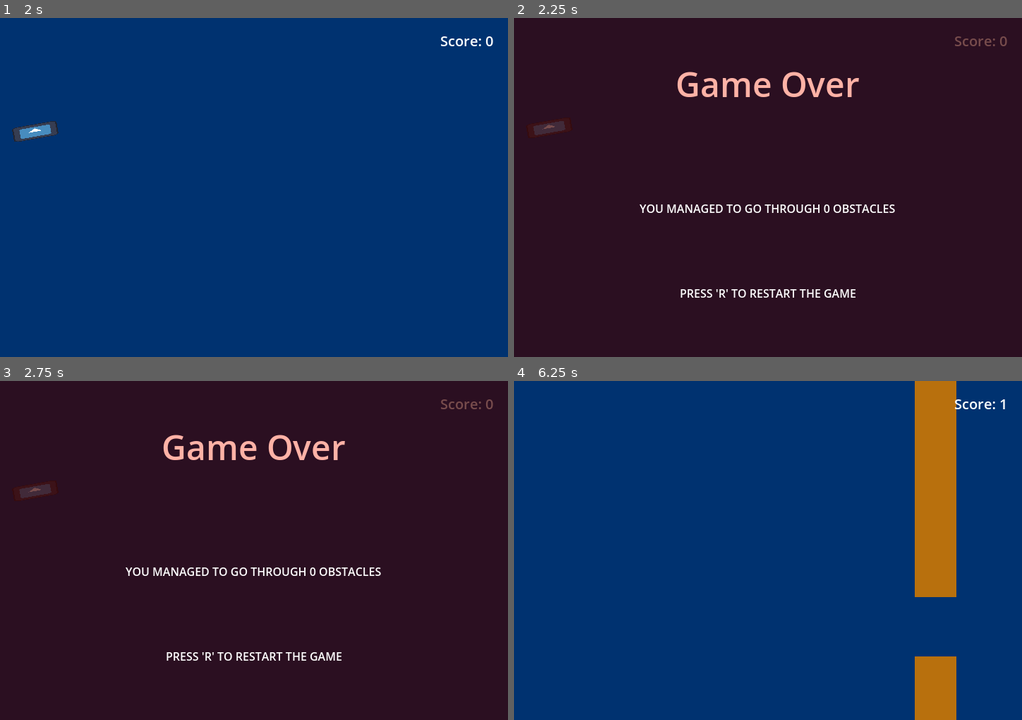
Above: before the commit, frames 1-4 (two rows, left to right).
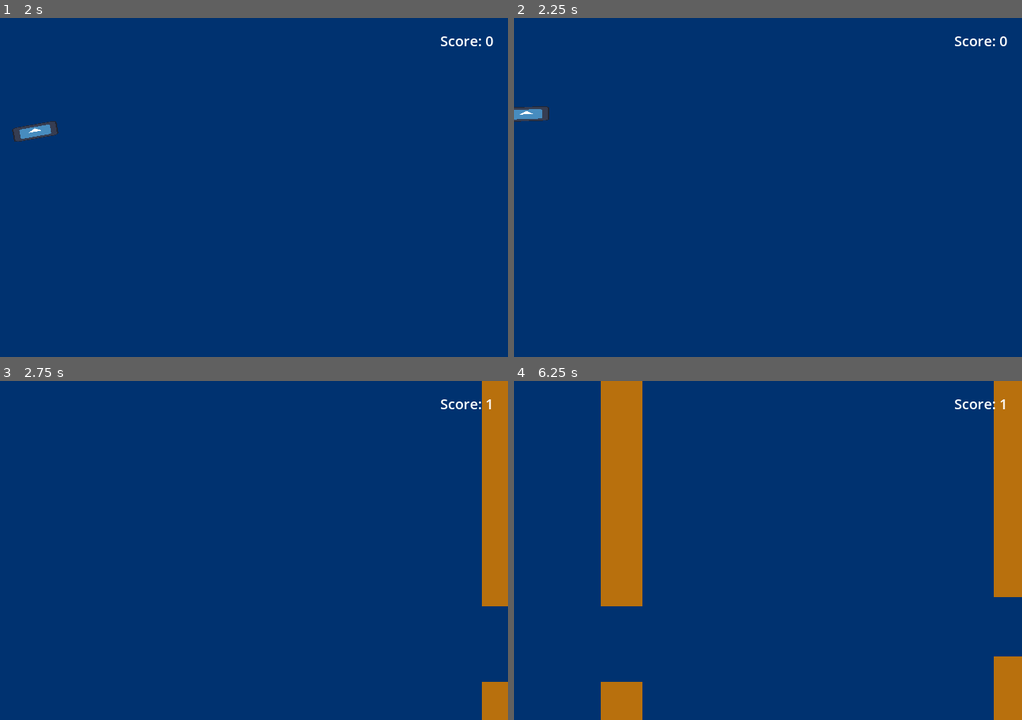
Above: after the commit, the same moments.

Repository: KreaeTerra/Proppy-Plane
Game: Godot game, scene res://scenes/world.tscn
Two runs of this game, one before a commit and one after it. Both use one fixed random seed, a clock stepped at 60 frames per second and the inputs below. The engine's default icon, where the game draws it, is replaced by a stand-in: a white triangle on a blue panel in a dark square.
Inputs:
- Up to frame 1 (2 s): hold Up (ui_up) from 0.53 s (still down); tap Enter at 1.25 s
- Up to frame 2 (2.25 s): release Up (ui_up) at 2.03 s; hold Left (ui_left) from 2.03 s (still down)
- Up to frame 3 (2.75 s): keep holding Left (ui_left)
- Up to frame 4 (6.25 s): tap R at 2.75 s; release Left (ui_left) at 4.28 s; hold Right (ui_right) 4.28-5.03 s; hold Up (ui_up) 5.03-5.78 s; hold Right (ui_right) from 5.78 s (still down)

Frame 1 is identical in both runs. In frame 2, 100% of the frame differs, in the area x 0-100%, y 0-100%; in frame 3, 100%; in frame 4, 18%.

Commit message:
Fix pillars sometimes instakilling players by changing their coordinates before they spawn

Diff:
--- a/scripts/pillars.gd
+++ b/scripts/pillars.gd
@@ -5,7 +5,6 @@
 @export var speed : int = -160
 
 func _ready():
-	position.x = 800
 	lower_pillar.position.y += randi() % 150
 	position.y = randi() % 300
 	velocity.x = speed
--- a/scripts/world.gd
+++ b/scripts/world.gd
@@ -26,6 +26,7 @@
 
 func _on_pillar_timer_timeout():
 	var pillar_instance = Pillar.instantiate()
+	pillar_instance.position.x = 800
 	add_child(pillar_instance)
 	timer.wait_time = randf_range(1.5, 4.0)
 	timer.start()
